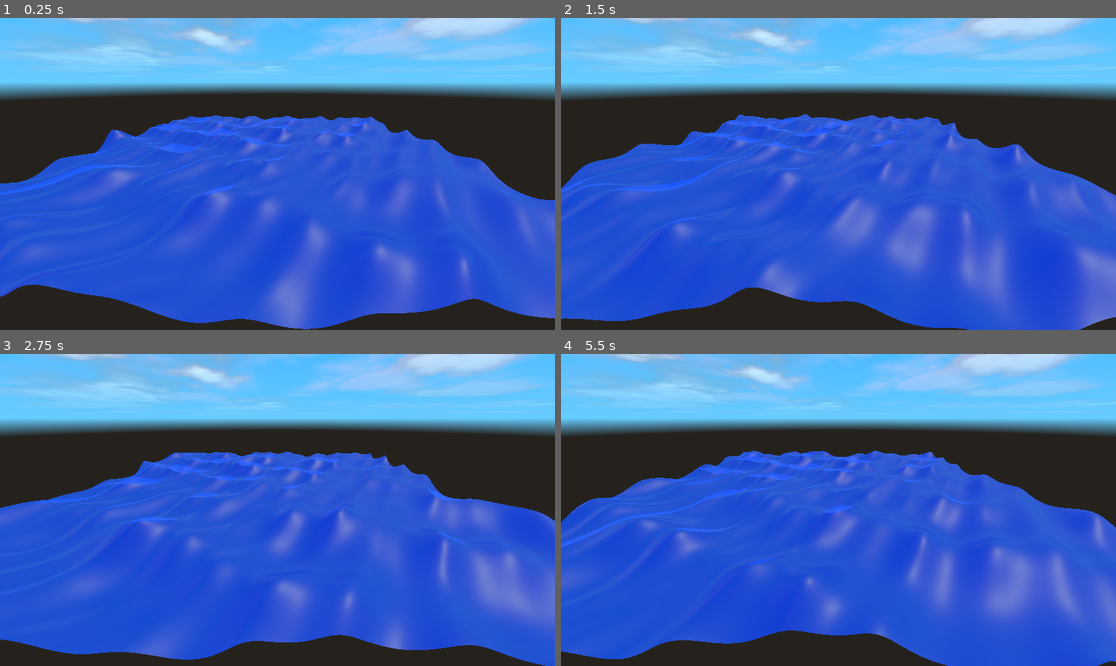
Above: before the commit, frames 1-4 (two rows, left to right).
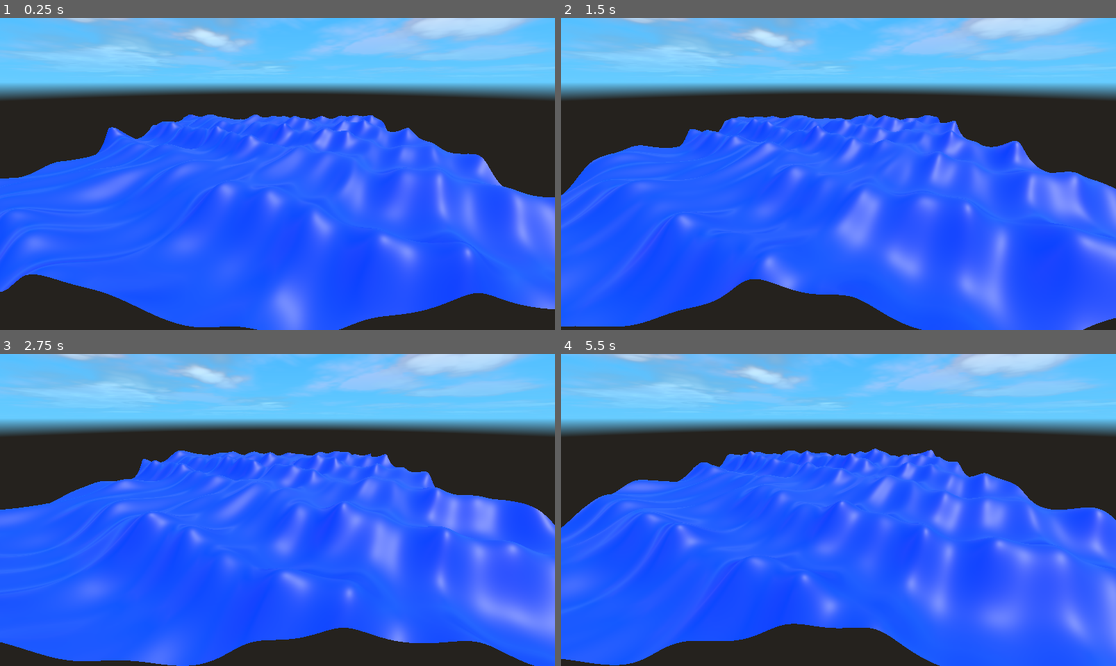
Above: after the commit, the same moments.

Repository: armedturret/Godot-Wave-Simulation
Game: Godot game, scene res://scenes/gerstner_ocean.tscn
Two runs of this game, one before a commit and one after it. Both use one fixed random seed, a clock stepped at 60 frames per second and the inputs below.
Inputs:
- Up to frame 1 (0.25 s): no input
- Up to frame 2 (1.5 s): no input
- Up to frame 3 (2.75 s): no input
- Up to frame 4 (5.5 s): no input

The runs differ from the first frame. In frame 1, 54% of the frame differs, in the area x 0-100%, y 30-100%; in frame 2, 56%; in frame 3, 56%; in frame 4, 56%.

Commit message:
Removed alpha from shader

Diff:
--- a/materials/ocean_material.tres
+++ b/materials/ocean_material.tres
@@ -6,11 +6,11 @@
 render_priority = 0
 shader = ExtResource("1_d52ye")
 shader_parameter/steepness = 1.0
-shader_parameter/amp = Array[float]([0.5202942219934082, 0.4072135807868803, 0.26185205194402233, 0.15666752847066773, 0.17736304110324747, 0.36008112745069587, 0.5881363680586565, 0.5770856908015594, 0.17050189968184642, 0.39399802578124, 0.4155982385347463, 0.49967874976469784])
+shader_parameter/amp = Array[float]([1.5, 0.4072135807868803, 0.26185205194402233, 0.15666752847066773, 0.1773630411032475, 0.36008112745069587, 0.5881363680586565, 0.5770856908015594, 0.17050189968184642, 0.39399802578124, 0.4155982385347463, 0.49967874976469784])
 shader_parameter/wave_dirs = Array[Vector2]([Vector2(-0.5476041, 0.8367376), Vector2(0.85930294, 0.511467), Vector2(0.8 …(314 unchanged characters)…
 shader_parameter/wave_lens = Array[float]([21.796501489629385, 7.682982803358674, 17.427464732779754, 24.966129466867542, 11.00122937013043, 16.079978651390995, 17.44255979019418, 29.409330165914245, 28.61609223568487, 30.18730949476389, 14.31140097719342, 15.972183007687097])
 shader_parameter/phases = Array[float]([6.074015522890889, 4.0649244633728285, 3.9309511785052087, 0.8225460277744674, 1.218032993460534, 0.0856721344207455, 1.5794054610423565, 4.357956375271338, 2.1372943489060394, 3.568528615739536, 2.713465487978551, 0.8980628130014766])
 shader_parameter/albedo = Color(0, 0.27058825, 1, 1)
-shader_parameter/alpha = 0.8
+shader_parameter/alpha = 1.0
 shader_parameter/roughness = 0.5
 shader_parameter/metallic = 0.0
--- a/shaders/ocean_gerstner.gdshader
+++ b/shaders/ocean_gerstner.gdshader
@@ -15,7 +15,6 @@
 
 group_uniforms VisualSettings;
 uniform vec3 albedo : source_color = vec3(1.0f);
-uniform float alpha = 1.0f;
 uniform float roughness = 0.0f;
 uniform float metallic = 0.0f;
 
@@ -71,7 +70,6 @@
 
 void fragment() {
 	ALBEDO = albedo;
-	ALPHA = alpha;
 	ROUGHNESS = roughness;
 	METALLIC = metallic;
 }
